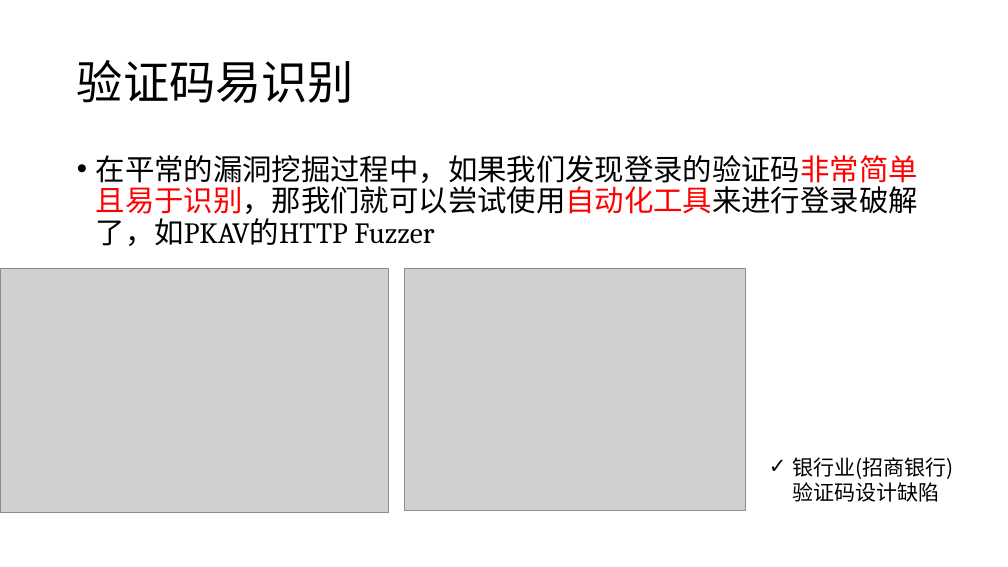
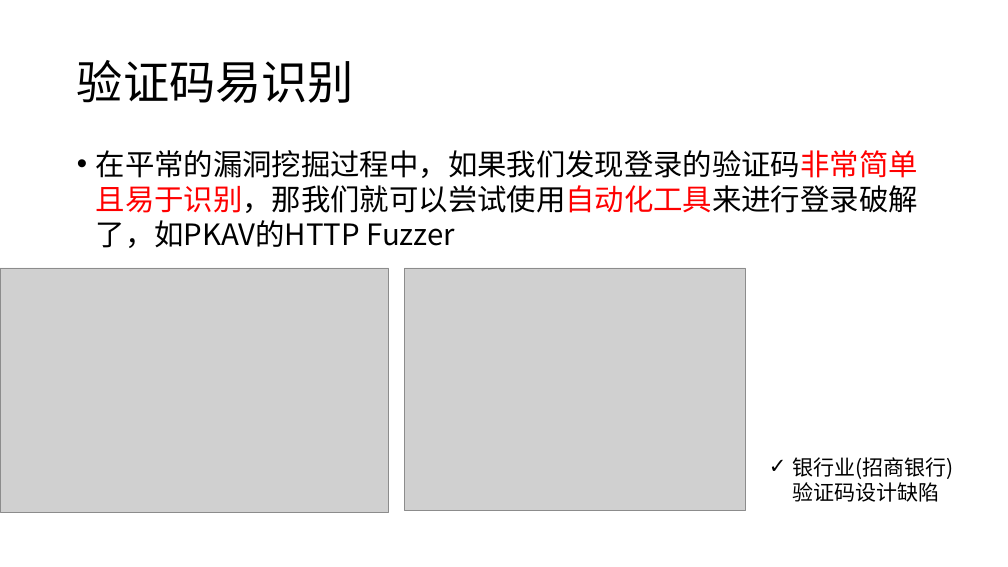
Before and after one commit to RiskySignal/Web-Security-Project, a slide deck: slide 12 of document/验证码绕过技术原理.pptx. Drawn at 1008x567 pixels with LibreOffice and Linux fonts; fonts in the diff are those of the drawing; grey boxes stand for pictures. Boxes give left, top, right and bottom in pixels: in the first picture for what was removed or moved away, otherwise in the second. Text is boxed around its words. In the diff, an @@ line names an element or a change of style, - is before the commit and + after.

Commit message:
修改PPT
修改“验证码绕过技术原理”

```diff
--- a/document/验证码绕过技术原理.pptx
+++ b/document/验证码绕过技术原理.pptx
@@ text "在平常的漏洞挖掘过程中，如果我们发现登录的验证码非常简单且易于识别，那我们就可以尝试使用自动化工具来进行登录破解了，如P ..." at bbox=[96, 150, 918, 248]: font Cambria to Noto Sans CJK SC; line spacing 0.9 to 1 @@
```
Also in this commit, not shown: 13 other slides changed, 1 slide added, 2 other files.
